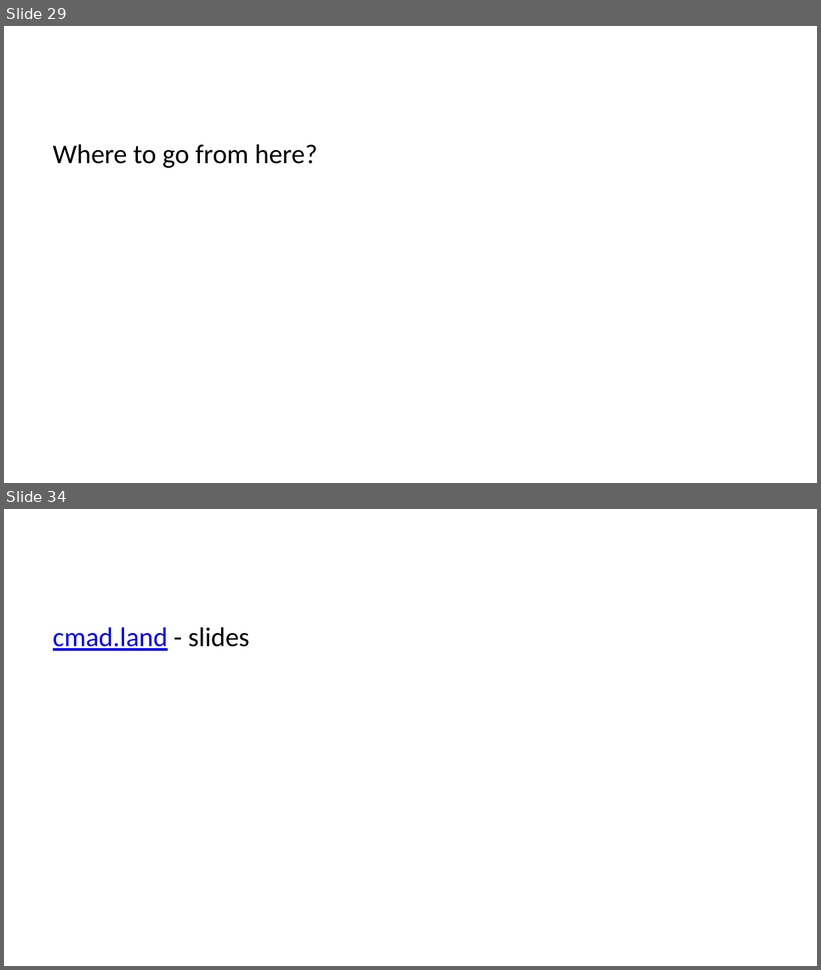
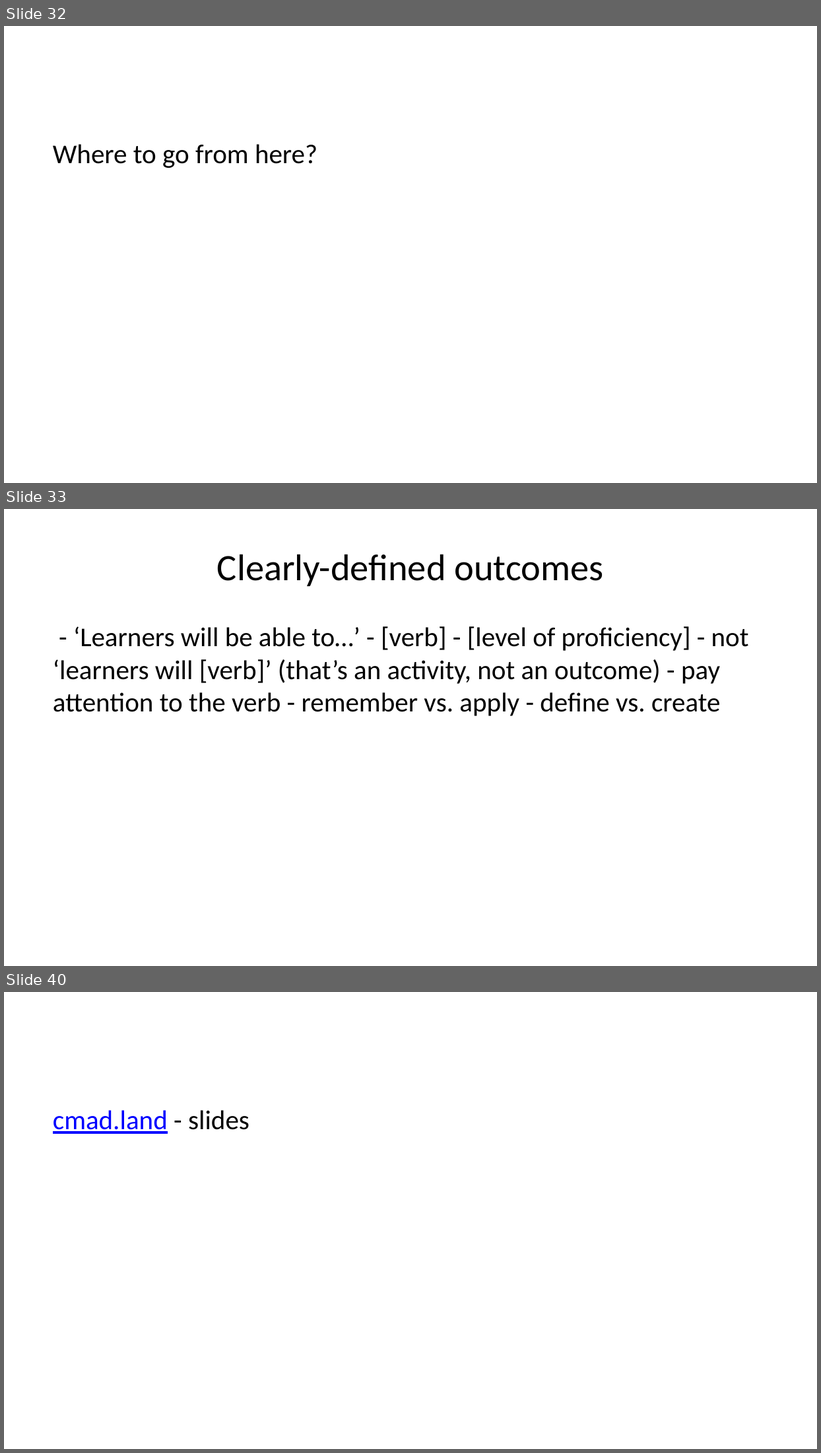
Before and after one commit to cmadland/slides, a slide deck: docs/posts/fpl-assessment/index.pptx. Shown one above the other, each under a label of ours: slides 29 and 34 before the commit, slides 32, 33 and 40 after it; the slides between them are not shown. The pictures are 821x970 and 821x1453 pixels, drawn with LibreOffice and Linux fonts; fonts in the diff are those of the drawing. Boxes give left, top, right and bottom in pixels: in the first picture for what was removed or moved away, otherwise in the second. Text is boxed around its words. In the diff, an @@ line names an element or a change of style, - is before the commit and + after.

```diff
--- a/docs/posts/fpl-assessment/index.pptx
+++ b/docs/posts/fpl-assessment/index.pptx
@@ slide 33 added at <box>4,509,817,966</box>, background #FFFFFF @@
@@ title added at <box>217,554,603,586</box>, 33 pt, text #000000 @@
+Clearly-defined outcomes
@@ text added at <box>53,626,749,716</box>, 24 pt, text #000000 @@
+- ‘Learners will be able to…’ - [verb] - [level of proficiency] - not ‘learners will [verb]’ (that’s an activity, not an outcome) - pay attention to the verb - remember vs. apply - define vs. create
@@ what was slide 29 is now slide 32 @@
@@ what was slide 34 is now slide 40 @@
```
Also in this commit, not shown: 9 slides changed, 6 other slides added, 1 slide removed, 13 other files.
